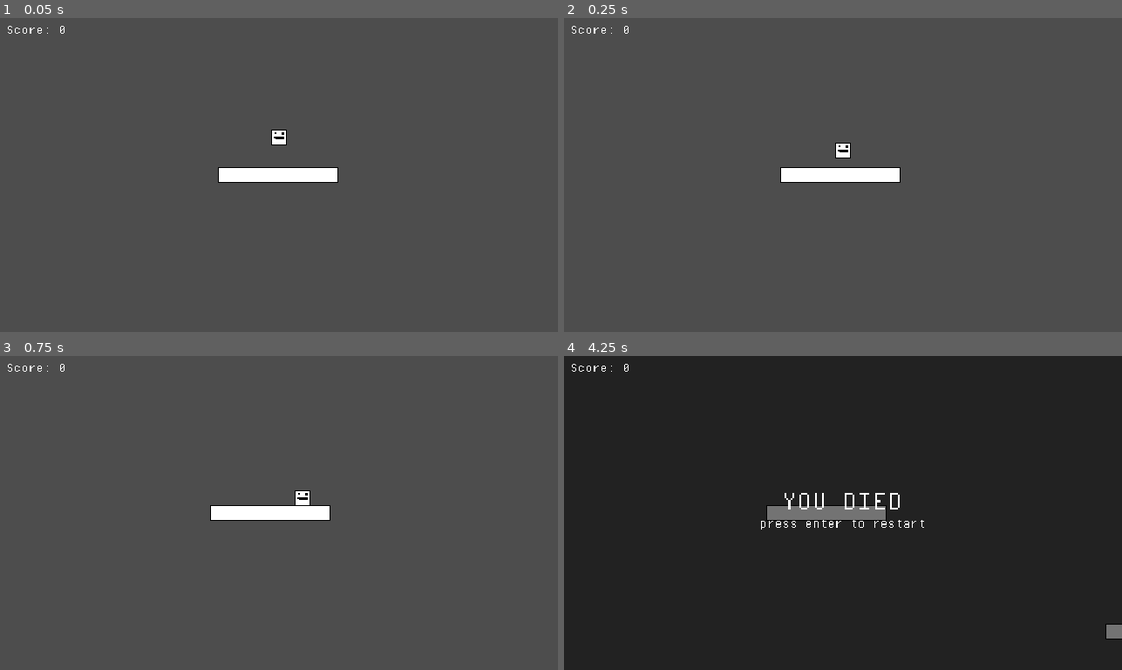
Above: before the commit, frames 1-4 (two rows, left to right).
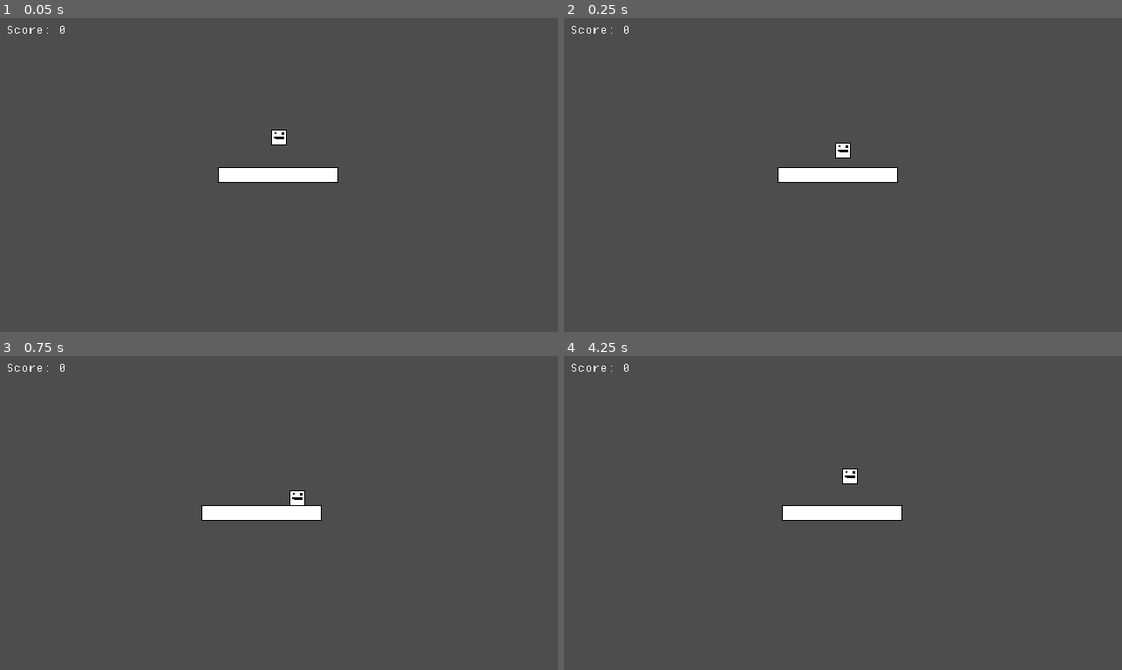
Above: after the commit, the same moments.

Repository: ragg967/jumping_game
Game: Godot game, scene res://scenes/main.tscn
The game is run twice, just before and just after one commit, with the same random seed, the same clock (stepped at 60 frames per second) and the same inputs.
Inputs:
- Up to frame 1 (0.05 s): no input
- Up to frame 2 (0.25 s): no input
- Up to frame 3 (0.75 s): tap Enter (restart) at 0.5 s; hold D (moveRight) from 0.53 s (still down); tap F at 0.6 s
- Up to frame 4 (4.25 s): tap Space (jump) at 0.77, 1.52, 3.02, 3.77 s; tap F every 0.75 s from 1.35 to 3.6 s; release D (moveRight) at 2.03 s; hold A (moveLeft) 2.03-2.78 s; tap Enter (restart) at 2.75, 4.15 s; hold D (moveRight) from 2.78 s (still down)

Frame 1 is identical in both runs. In frame 2, less than 0.1% of the frame differs, in the area x 38-61%, y 47-53%; in frame 3, 0.3%; in frame 4, 100%, in the area x 0-100%, y 0-100%.

Commit message:
i need help

Diff:
--- a/scenes/main.tscn
+++ b/scenes/main.tscn
@@ -1,15 +1,17 @@
-[gd_scene load_steps=9 format=3 uid="uid://dm8rig0q3e010"]
+[gd_scene load_steps=10 format=3 uid="uid://dm8rig0q3e010"]
 
 [ext_resource type="PackedScene" uid="uid://coqjpod5nv8yt" path="res://scenes/platform.tscn" id="1_o5qli"]
+[ext_resource type="Script" uid="uid://cs808jobri3se" path="res://scripts/platform_despawner.gd" id="1_tipki"]
 [ext_resource type="PackedScene" uid="uid://d1g21tmf4rf5w" path="res://scenes/player.tscn" id="2_0wfyh"]
 [ext_resource type="PackedScene" uid="uid://didv7i62mohyc" path="res://scenes/camera.tscn" id="3_sugp2"]
 [ext_resource type="PackedScene" uid="uid://dbpawdr8g4rfu" path="res://scenes/platform_spawner.tscn" id="4_jyhfs"]
 [ext_resource type="PackedScene" uid="uid://b5nxdam5lql7n" path="res://scenes/death_menu.tscn" id="5_tbgi4"]
 [ext_resource type="PackedScene" uid="uid://kweh7pjkqckq" path="res://scenes/death_box.tscn" id="6_tefeu"]
 [ext_resource type="PackedScene" uid="uid://ceqekv63wpeju" path="res://scenes/score_board.tscn" id="7_o6xl0"]
-[ext_resource type="PackedScene" uid="uid://bw5c783eshv4d" path="res://scenes/platform_mover.tscn" id="8_tipki"]
+[ext_resource type="PackedScene" uid="uid://bw5c783eshv4d" path="res://scenes/platform_despawner.tscn" id="8_tipki"]
 
 [node name="main" type="Node"]
+script = ExtResource("1_tipki")
 
 [node name="Death box" parent="." instance=ExtResource("6_tefeu")]
 position = Vector2(0, 400)
@@ -36,5 +38,8 @@
 [node name="Platform spawner" parent="." instance=ExtResource("4_jyhfs")]
 position = Vector2(728, 0)
 
-[node name="Platform mover" parent="." instance=ExtResource("8_tipki")]
-position = Vector2(-848, 0)
+[node name="Platform despawner" parent="." instance=ExtResource("8_tipki")]
+position = Vector2(-950, 0)
+
+[node name="Platform spawner2" parent="." instance=ExtResource("4_jyhfs")]
+position = Vector2(728, 0)
--- a/scenes/platform.tscn
+++ b/scenes/platform.tscn
@@ -8,7 +8,7 @@
 [node name="Platform" type="RigidBody2D" groups=["Platform"]]
 collision_mask = 0
 gravity_scale = 0.0
-linear_velocity = Vector2(-25, 0)
+linear_velocity = Vector2(-50, 0)
 linear_damp_mode = 1
 
 [node name="CollisionShape2D" type="CollisionShape2D" parent="."]
--- a/scenes/platform_mover.tscn
+++ b/scenes/platform_despawner.tscn
@@ -1,10 +1,10 @@
 [gd_scene load_steps=3 format=3 uid="uid://bw5c783eshv4d"]
 
-[ext_resource type="Script" uid="uid://cs808jobri3se" path="res://scripts/platform_mover.gd" id="1_rhtor"]
+[ext_resource type="Script" uid="uid://cs808jobri3se" path="res://scripts/platform_despawner.gd" id="1_rhtor"]
 
 [sub_resource type="WorldBoundaryShape2D" id="WorldBoundaryShape2D_4afbt"]
 
-[node name="Platform mover" type="Node2D"]
+[node name="Platform despawner" type="Node2D"]
 script = ExtResource("1_rhtor")
 
 [node name="Area2D" type="Area2D" parent="."]
--- a/scenes/platform_spawner.tscn
+++ b/scenes/platform_spawner.tscn
@@ -1,26 +1,11 @@
-[gd_scene load_steps=3 format=3 uid="uid://dbpawdr8g4rfu"]
+[gd_scene load_steps=2 format=3 uid="uid://dbpawdr8g4rfu"]
 
 [ext_resource type="Script" uid="uid://knaoap1nkeyi" path="res://scripts/platform_spawner.gd" id="1_kyewn"]
-
-[sub_resource type="WorldBoundaryShape2D" id="WorldBoundaryShape2D_kyewn"]
 
 [node name="Platform spawner" type="Node2D"]
 script = ExtResource("1_kyewn")
 
-[node name="StaticBody2D" type="StaticBody2D" parent="."]
-collision_layer = 2
-collision_mask = 2
-
-[node name="CollisionShape2D" type="CollisionShape2D" parent="StaticBody2D"]
-rotation = -1.5708
-shape = SubResource("WorldBoundaryShape2D_kyewn")
-
-[node name="SpeedTimer" type="Timer" parent="."]
+[node name="Timer" type="Timer" parent="."]
 autostart = true
 
-[node name="SpawnTimer" type="Timer" parent="."]
-wait_time = 2.0
-autostart = true
-
-[connection signal="timeout" from="SpeedTimer" to="." method="_spawn_platform"]
-[connection signal="timeout" from="SpawnTimer" to="." method="_spawn_platform"]
+[connection signal="timeout" from="Timer" to="." method="_spawn_platform"]
--- /dev/null
+++ b/scripts/platform_despawner.gd
@@ -0,0 +1,16 @@
+extends Node
+
+
+# Called when the node enters the scene tree for the first time.
+func _ready() -> void:
+	pass  # Replace with function body.
+
+
+# Called every frame. 'delta' is the elapsed time since the previous frame.
+func _process(_delta: float) -> void:
+	pass
+
+
+func _on_area_2d_body_entered(body: Node2D) -> void:
+	if body.is_in_group("Platform"):
+		body.queue_free()
--- a/scripts/platform_mover.gd
+++ /dev/null
@@ -1,19 +0,0 @@
-extends Node2D
-
-# Get reference to the platform spawners using relative paths
-@onready var platformSpawner: Node2D = get_node("../Platform spawner")
-
-
-func _ready() -> void:
-	pass
-
-
-func _process(_delta: float) -> void:
-	pass
-
-
-func _on_area_2d_body_entered(body: Node2D) -> void:
-	print("body entered")
-	if body.is_in_group("Platform"):
-		body.global_position = Vector2(platformSpawner.global_position.x, randf_range(-300, 300))
-		body.linear_velocity.x = platformSpawner.platformSpeed
--- a/scripts/platform_spawner.gd
+++ b/scripts/platform_spawner.gd
@@ -1,62 +1,57 @@
-extends Node2D
+extends Node
 
 const PLATFORM: PackedScene = preload("res://scenes/platform.tscn")
-@onready var scoreBoard: RichTextLabel = get_node("../Score board/RichTextLabel")
-@onready var speedTimer: Timer = $SpeedTimer
-@onready var spawnTimer: Timer = $SpawnTimer
-var platformSpeed: int = -100
-var timerTicks: int = 0
+@onready var scoreBoard: RichTextLabel = get_node("/root/main/Score board/RichTextLabel")
+@onready var timer: Timer = $Timer
+var platformsSpawned: int = 0
+var platformSpeed: float = randf_range(-50, -100)
 
 
+# Called when the node enters the scene tree for the first time.
+func _ready() -> void:
+	timer.wait_time = randf_range(1, 3)
+
+
+# Called every frame. 'delta' is the elapsed time since the previous frame.
 func _process(_delta: float) -> void:
-	var old_wait_time = speedTimer.wait_time
-	var old_speed = platformSpeed
-
-	# Update spawn rate and speed based on score
-	match scoreBoard.score:
-		1:
-			speedTimer.wait_time = randf_range(4.5, 5)
-			platformSpeed = randi_range(-100, -150)
-		5:
-			speedTimer.wait_time = randf_range(4, 4.5)
-			platformSpeed = randi_range(-100, -300)
-		15:
-			speedTimer.wait_time = randf_range(3.5, 4)
-			platformSpeed = randi_range(-150, -400)
-		25:
-			speedTimer.wait_time = randf_range(3, 3.5)
-			platformSpeed = randi_range(-200, -500)
-		35:
-			speedTimer.wait_time = randf_range(2.5, 3)
-			platformSpeed = randi_range(-250, -600)
-		45:
-			speedTimer.wait_time = randf_range(2, 2.5)
-			platformSpeed = randi_range(-300, -700)
-		55:
-			speedTimer.wait_time = randf_range(1.5, 2)
-			platformSpeed = randi_range(-350, -800)
-		65:
-			speedTimer.wait_time = randf_range(1, 1.5)
-			platformSpeed = randi_range(-400, -900)
-		75:
-			speedTimer.wait_time = randf_range(0.5, 1)
-			platformSpeed = randi_range(-450, -1000)
-
-	# Restart timer if wait_time changed
-	if speedTimer.wait_time != old_wait_time:
-		speedTimer.start()
+	pass
 
 
 func _spawn_platform() -> void:
-	if timerTicks <= 10:
-		spawnTimer.wait_time = randi_range(6, 10)
-		timerTicks += 1
-		# Spawn platform and add it to the main scene, not as child of spawner
-		var platformInstant: RigidBody2D = PLATFORM.instantiate()
-		get_parent().add_child(platformInstant)  # Add to main scene
+	var platformInstant := PLATFORM.instantiate()
+	add_child(platformInstant)
+	platformsSpawned += 1
+	platformInstant.global_position.y = randf_range(-250, 250)
+	platformInstant.linear_velocity.x = platformSpeed
+	scoreBoard.score += 1
+	update_difficulty()
 
-		# Set platform position and velocity
-		platformInstant.global_position = Vector2(global_position.x, randf_range(-300, 300))
-		platformInstant.linear_velocity = Vector2(platformSpeed, 0)
-	else:
-		spawnTimer.stop()
+
+func update_difficulty() -> void:
+	match platformsSpawned:
+		1:
+			timer.wait_time = randf_range(4.5, 5)
+		5:
+			timer.wait_time = randf_range(4, 4.5)
+			platformSpeed = randf_range(-100, -300)
+		15:
+			timer.wait_time = randf_range(3.5, 4)
+			platformSpeed = randf_range(-150, -400)
+		25:
+			timer.wait_time = randf_range(3, 3.5)
+			platformSpeed = randf_range(-200, -500)
+		35:
+			timer.wait_time = randf_range(2.5, 3)
+			platformSpeed = randf_range(-250, -600)
+		45:
+			timer.wait_time = randf_range(2, 2.5)
+			platformSpeed = randf_range(-300, -700)
+		55:
+			timer.wait_time = randf_range(1.5, 2)
+			platformSpeed = randf_range(-350, -800)
+		65:
+			timer.wait_time = randf_range(1, 1.5)
+			platformSpeed = randf_range(-400, -900)
+		75:
+			timer.wait_time = randf_range(0.5, 1)
+			platformSpeed = randf_range(-450, -1000)
Renamed: scripts/platform_mover.gd.uid -> scripts/platform_despawner.gd.uid
